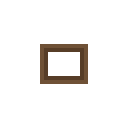
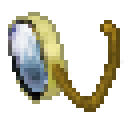
Layers edited between the first and the second 128×128 image:
hid "chase" over box(40, 44, 88, 84)
added layer "monocle" (1st of 2) above "monocle" over box(8, 12, 124, 112)
